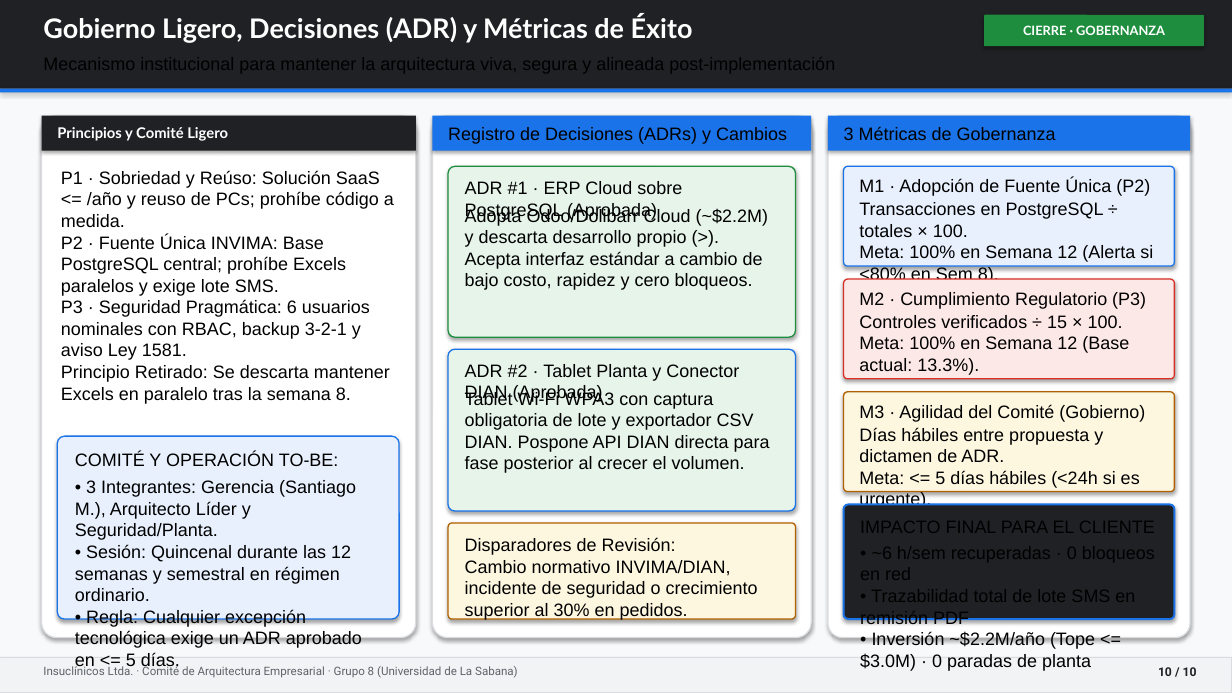
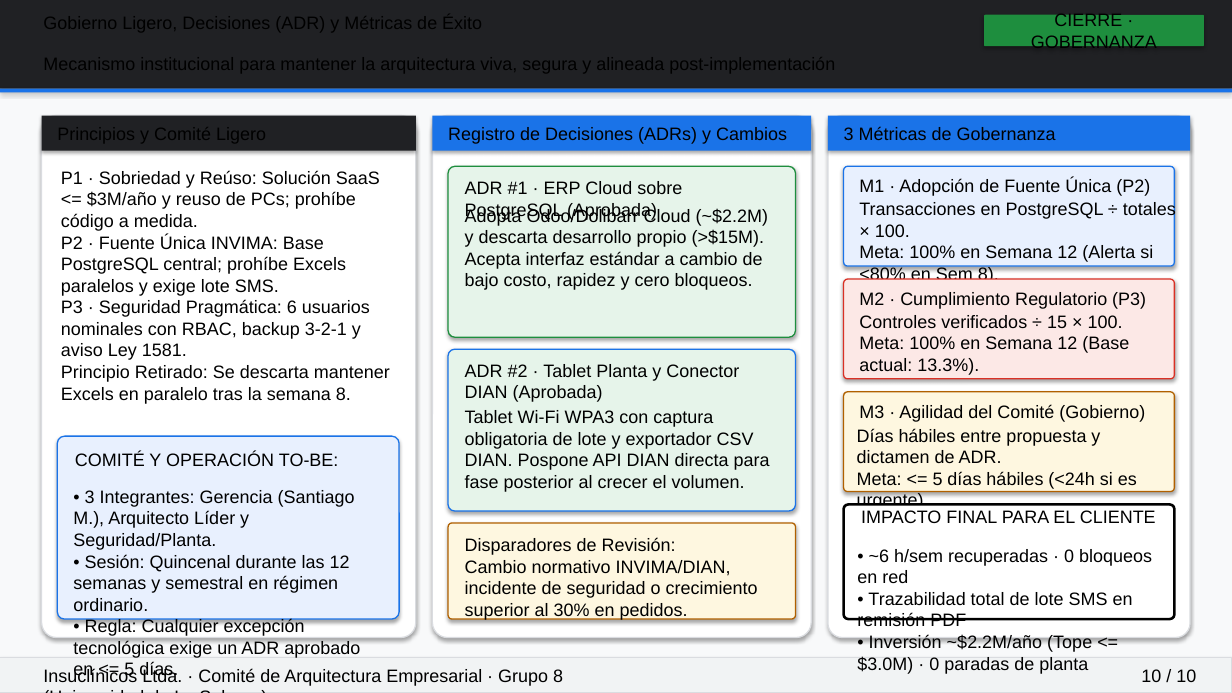
Before and after one commit to gevengood/AREM-arquitectura-empresarial-insuclinicos, a slide deck: slide 10 of 09-presentacion-final/presentacion.pptx. Drawn at 1232x693 pixels with LibreOffice and Linux fonts; fonts in the diff are those of the drawing. Boxes give left, top, right and bottom in pixels: in the first picture for what was removed or moved away, otherwise in the second. Text is boxed around its words. In the diff, an @@ line names an element or a change of style, - is before the commit and + after.

```diff
--- a/09-presentacion-final/presentacion.pptx
+++ b/09-presentacion-final/presentacion.pptx
@@ text removed at (x1=43, y1=15, x2=693, y2=43) @@
-Gobierno Ligero, Decisiones (ADR) y Métricas de Éxito
@@ rounded rectangle "CIERRE · GOBERNANZA" at (x1=984, y1=15, x2=1204, y2=46): size 10 to 14 pt, font Lato to Arial, text colour #FFFFFF to #000000, bold off @@
@@ text removed at (x1=57, y1=127, x2=228, y2=141) @@
-Principios y Comité Ligero
@@ text at (x1=61, y1=170, x2=380, y2=231): text changed @@
-P1 · Sobriedad y Reúso: Solución SaaS <= /año y reuso de PCs; prohíbe código a medida.
+P1 · Sobriedad y Reúso: Solución SaaS <= $3M/año y reuso de PCs; prohíbe código a medida.
@@ text at (x1=465, y1=208, x2=768, y2=290): text changed @@
-Adopta Odoo/Dolibarr Cloud (~$2.2M) y descarta desarrollo propio (>). Acepta interfaz estándar a cambio de bajo costo, rapidez y cero bloqueos.
+Adopta Odoo/Dolibarr Cloud (~$2.2M) y descarta desarrollo propio (>$15M). Acepta interfaz estándar a cambio de bajo costo, rapidez y cero bloqueos.
@@ text "Transacciones en PostgreSQL ÷ totales ..." rewrapped from (x1=859, y1=202, x2=1153, y2=284) to (x1=859, y1=201, x2=1176, y2=284) @@
@@ text "Tablet Wi-Fi WPA3 con captura ..." moved from (x1=465, y1=391, x2=770, y2=473) to (x1=465, y1=410, x2=770, y2=492) @@
@@ text "• 3 Integrantes: Gerencia (Santiago ..." moved from (x1=75, y1=480, x2=362, y2=670) to (x1=73, y1=490, x2=360, y2=680) @@
@@ rounded rectangle at (x1=844, y1=505, x2=1175, y2=619): fill #202124 to #FFFFFF; outline #1A73E8 1.5 pt to #000000 2 pt; shadow off @@
@@ text added at (x1=861, y1=510, x2=1156, y2=523), 14 pt, text #000000 @@
+IMPACTO FINAL PARA EL CLIENTE
@@ text "• ~6 h/sem recuperadas · ..." rewrapped from (x1=860, y1=618, x2=1095, y2=671) to (x1=857, y1=549, x2=1152, y2=674) @@
@@ text "Insuclínicos Ltda. · Comité de ..." at (x1=43, y1=657, x2=1034, y2=686): size 9 to 14 pt, font Roboto to Arial, text colour #5F6368 to #000000 @@
@@ text "10 / 10" at (x1=1141, y1=669, x2=1196, y2=682): size 9.5 to 14 pt, font Roboto to Arial, text colour #202124 to #000000, bold off @@
```
Also in this commit, not shown: 9 other slides changed, 1 other file.
